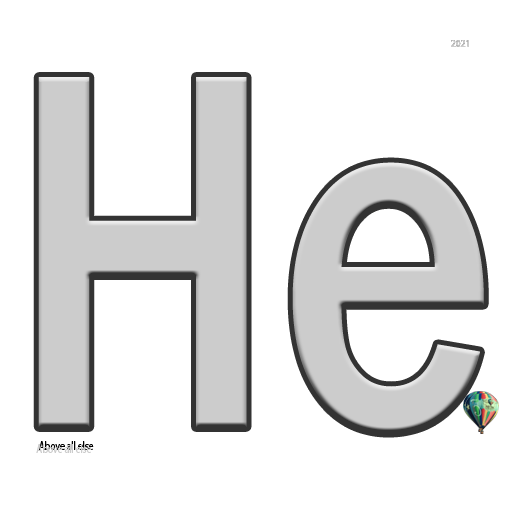
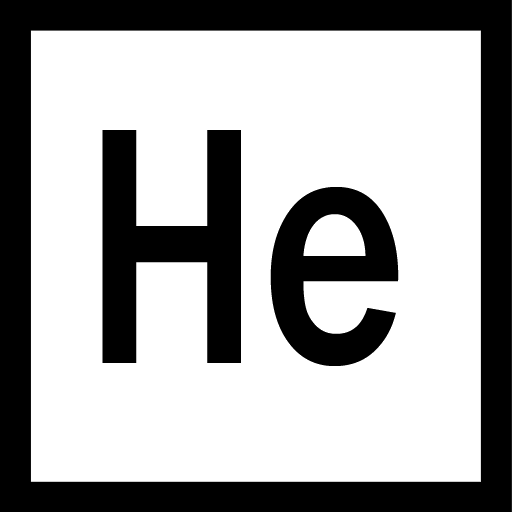
Revision of a layered 512 × 512 image; what changed, layer by layer:
added group "Group dark" with 2 layers above "Group lite" over box(0, 0, 512, 512)
added layer "Shape 4 copy" in group "Group dark" over box(0, 0, 512, 512)
added layer "Shape 3 copy" in group "Group dark" over box(18, 25, 399, 484)
renamed "Group dark" to "old dark", hid the group it (5 layers) over box(0, 0, 512, 512)
hid "2021 dark" over box(451, 40, 469, 47)
hid "Above all else dark" over box(36, 444, 92, 453)
"He dark": opacity 100% → 95%, painted on it over box(36, 77, 494, 446)
hid "Helium 3 dark" over box(465, 393, 499, 434)
renamed "Group lite" to "old lite", hid the group it (4 layers) over box(36, 40, 497, 450)
hid "2021 lite" over box(451, 40, 469, 47)
hid "Above all else lite" over box(39, 441, 94, 450)
hid "Helium 3 lite" over box(463, 391, 497, 432)
painted on "He lite" (2nd of 2, in "old lite") over box(36, 77, 494, 446)
